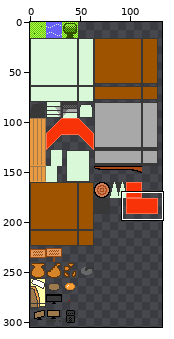
Two versions of one sprite sheet, asset/texture/terrain_simple.png. Above: a wide view before the commit, with the close-up outlined.
Close-up. Earlier state:
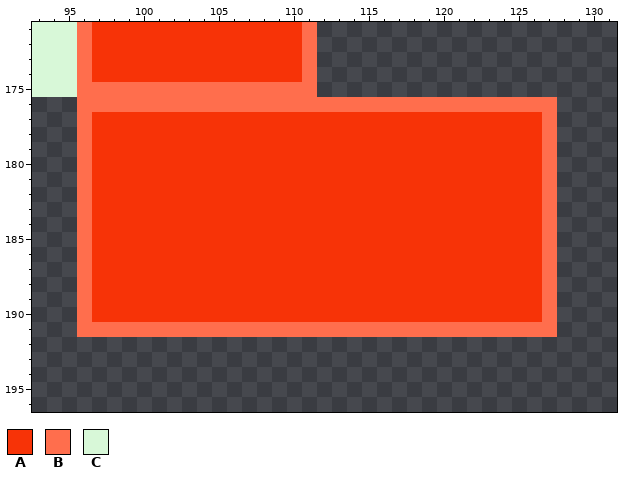
The file is 320x320 pixels. Colours within 5 levels of each other are drawn and written as one. Shown: x 93..131, y 171..196. The wide view leaves out empty margins.
Palette (. is transparent): A #f73307  B #ff6e4d  C #d8f8d8
Pixels before, first column x 93:
171 CCCBAAAAAAAAAAAAAAB................
172 CCCBAAAAAAAAAAAAAAB................
173 CCCBAAAAAAAAAAAAAAB................
174 CCCBAAAAAAAAAAAAAAB................
175 CCCBBBBBBBBBBBBBBBB................
176 ...BBBBBBBBBBBBBBBBBBBBBBBBBBBBBBBB
177 ...BAAAAAAAAAAAAAAAAAAAAAAAAAAAAAAB
178 ...BAAAAAAAAAAAAAAAAAAAAAAAAAAAAAAB
179 ...BAAAAAAAAAAAAAAAAAAAAAAAAAAAAAAB
180 ...BAAAAAAAAAAAAAAAAAAAAAAAAAAAAAAB
181 ...BAAAAAAAAAAAAAAAAAAAAAAAAAAAAAAB
182 ...BAAAAAAAAAAAAAAAAAAAAAAAAAAAAAAB
183 ...BAAAAAAAAAAAAAAAAAAAAAAAAAAAAAAB
184 ...BAAAAAAAAAAAAAAAAAAAAAAAAAAAAAAB
185 ...BAAAAAAAAAAAAAAAAAAAAAAAAAAAAAAB
186 ...BAAAAAAAAAAAAAAAAAAAAAAAAAAAAAAB
187 ...BAAAAAAAAAAAAAAAAAAAAAAAAAAAAAAB
188 ...BAAAAAAAAAAAAAAAAAAAAAAAAAAAAAAB
189 ...BAAAAAAAAAAAAAAAAAAAAAAAAAAAAAAB
190 ...BAAAAAAAAAAAAAAAAAAAAAAAAAAAAAAB
191 ...BBBBBBBBBBBBBBBBBBBBBBBBBBBBBBBB
After the commit:
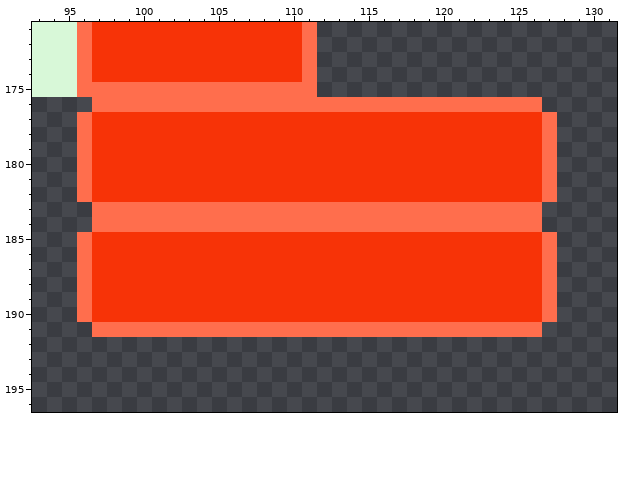
What changed:
Changed rows in their new state; - is an unchanged pixel.
first column x 96:
176 .------------------------------.
first column x 96:
183 .BBBBBBBBBBBBBBBBBBBBBBBBBBBBBB.
184 .BBBBBBBBBBBBBBBBBBBBBBBBBBBBBB.
first column x 96:
191 .------------------------------.
Pixel boxes of the changes (left, top, right, bottom) in both close-ups:
erased: (77, 97, 92, 112)
erased: (542, 97, 557, 112)
changed: (77, 202, 557, 232)
erased: (77, 322, 92, 337)
erased: (542, 322, 557, 337)
